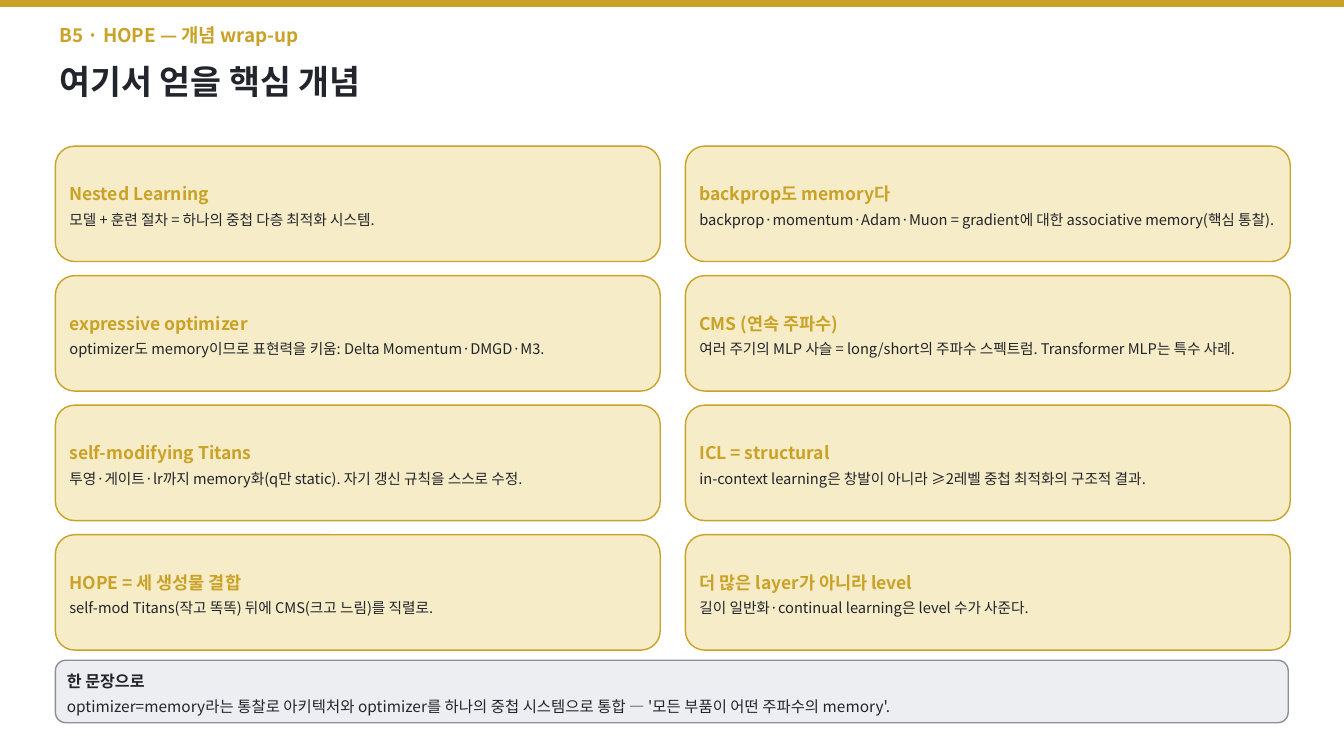
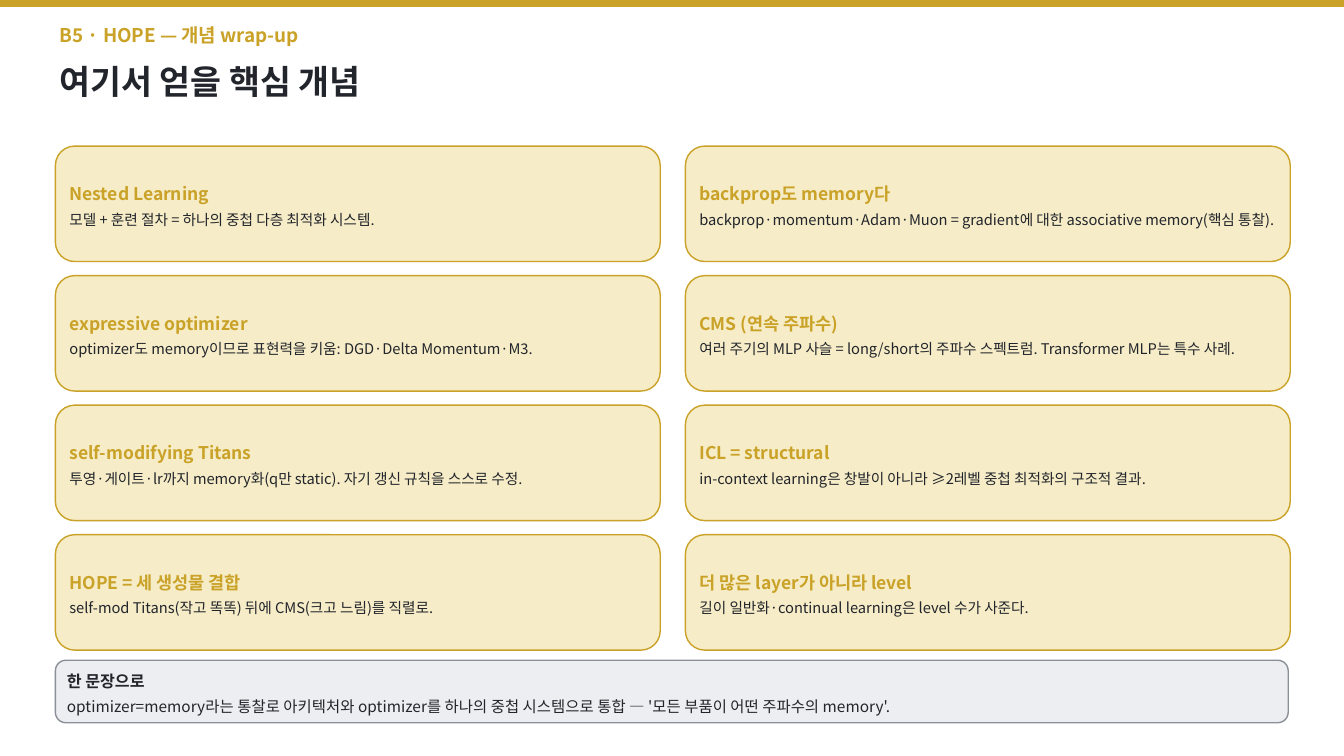
Before and after one commit to jimmylegendary/neural-memory-study, a slide deck: slide 71 of seminar/TTT-seminar.pptx. Drawn at 1344x756 pixels with LibreOffice and Linux fonts; fonts in the diff are those of the drawing. Boxes give left, top, right and bottom in pixels: in the first picture for what was removed or moved away, otherwise in the second. Text is boxed around its words. In the diff, an @@ line names an element or a change of style, - is before the commit and + after.

```diff
--- a/seminar/TTT-seminar.pptx
+++ b/seminar/TTT-seminar.pptx
@@ text in rounded rectangle at [69, 342, 532, 358]: text changed @@
-optimizer도 memory이므로 표현력을 키움: Delta Momentum·DMGD·M3.
+optimizer도 memory이므로 표현력을 키움: DGD·Delta Momentum·M3.
```
Also in this commit, not shown: 10 other slides changed, 2 other files.
